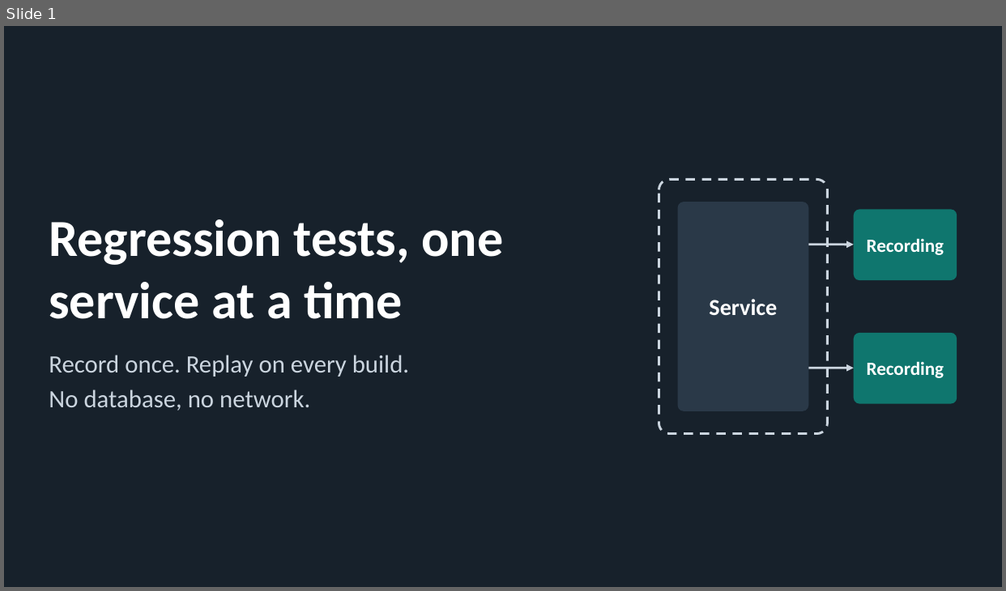
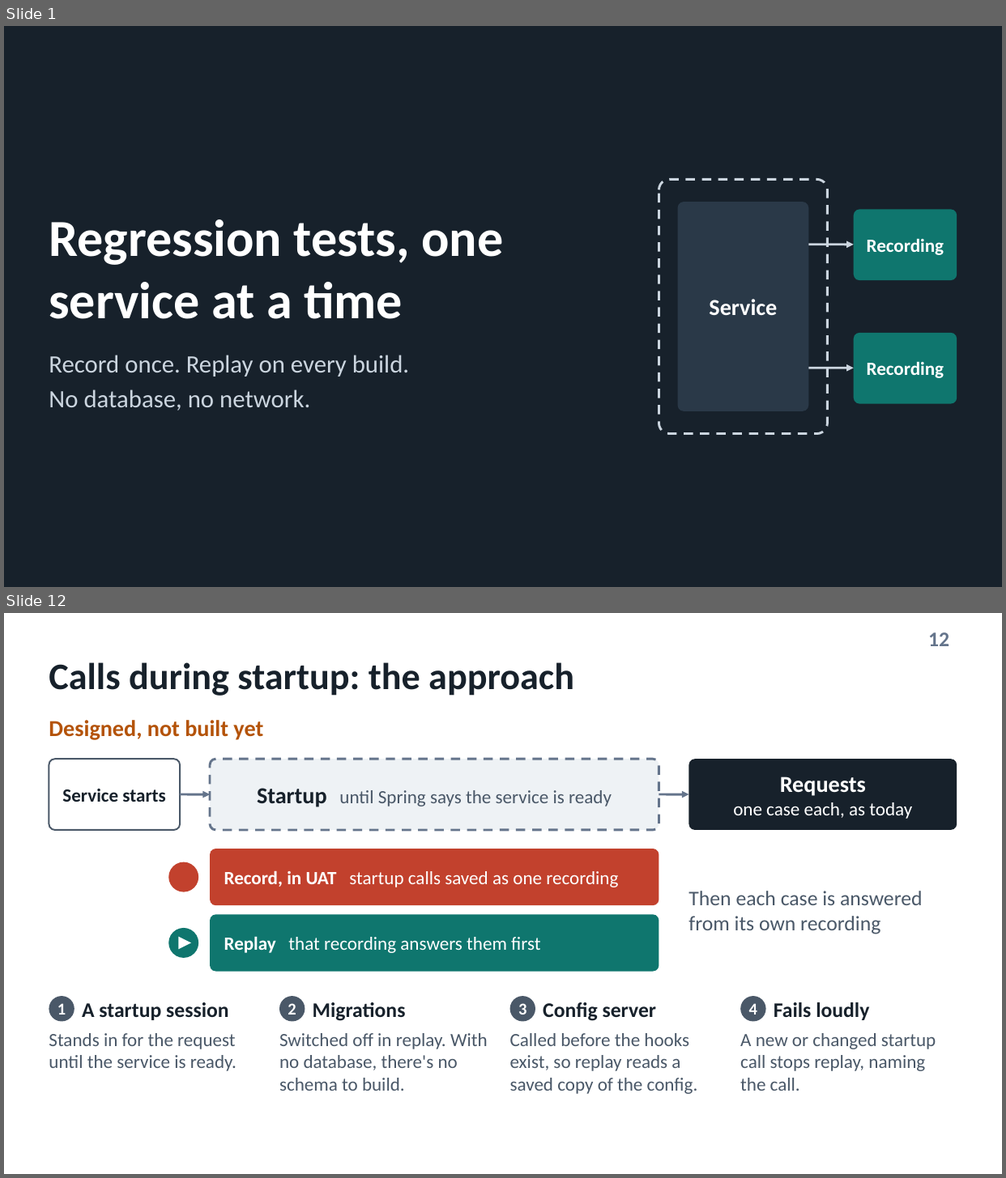
Before and after one commit to mgavr/regtests-prototype, a slide deck: docs/presentation/regtests-prototype.pptx. Shown one above the other, each under a label of ours: slide 1 before the commit, slides 1 and 12 after it; the slides between them are not shown. The pictures are 1006x591 and 1006x1178 pixels, drawn with LibreOffice and Linux fonts; fonts in the diff are those of the drawing. Boxes give left, top, right and bottom in pixels: in the first picture for what was removed or moved away, otherwise in the second. Text is boxed around its words. In the diff, an @@ line names an element or a change of style, - is before the commit and + after.

```diff
--- a/docs/presentation/regtests-prototype.pptx
+++ b/docs/presentation/regtests-prototype.pptx
@@ slide 12 added at bbox=[4, 613, 1002, 1174], background #FFFFFF @@
@@ page number added at bbox=[928, 632, 949, 646], 20 pt, text #64748B, bold @@
+12
@@ title added at bbox=[49, 662, 574, 696], 36 pt, text #17212B, bold @@
+Calls during startup: the approach
@@ text added at bbox=[49, 720, 263, 740], 22 pt, text #B45309, bold @@
+Designed, not built yet
@@ rounded rectangle added at bbox=[49, 759, 180, 830], outline #4A5868 1.5 pt, 18 pt, text #17212B, bold @@
+Service starts
@@ rounded rectangle added at bbox=[210, 759, 659, 830], fill #EEF2F5, outline #64748B 2.25 pt dashed, 18 pt, text #4A5868 @@
+Startup until Spring says the service is ready
@@ rounded rectangle added at bbox=[689, 759, 957, 830], fill #17212B, 18 pt, text #FFFFFF @@
+Requests
+one case each, as today
@@ arrow added from (180, 794) to (210, 794), #64748B 2.25 pt @@
@@ arrow added from (659, 794) to (689, 794), #64748B 2.25 pt @@
@@ rounded rectangle added at bbox=[210, 849, 659, 905], fill #C2412D, 18 pt, text #FFFFFF @@
+Record, in UAT startup calls saved as one recording
@@ ellipse added at bbox=[168, 862, 198, 892], fill #C2412D @@
@@ text added at bbox=[688, 891, 923, 935], 20 pt, text #4A5868 @@
+Then each case is answered from its own recording
@@ ellipse added at bbox=[168, 928, 198, 958], fill #0F766E @@
@@ rounded rectangle added at bbox=[210, 914, 659, 972], fill #0F766E, 18 pt, text #FFFFFF @@
+Replay that recording answers them first
@@ triangle added at bbox=[178, 937, 191, 950], fill #FFFFFF @@
@@ ellipse added at bbox=[49, 996, 74, 1022], fill #4A5868, 16 pt, text #FFFFFF, bold @@
+1
@@ ellipse added at bbox=[279, 996, 305, 1022], fill #4A5868, 16 pt, text #FFFFFF, bold @@
+2
@@ ellipse added at bbox=[510, 996, 535, 1022], fill #4A5868, 16 pt, text #FFFFFF, bold @@
+3
@@ ellipse added at bbox=[740, 996, 766, 1022], fill #4A5868, 16 pt, text #FFFFFF, bold @@
+4
@@ text added at bbox=[82, 1003, 229, 1020], 20 pt, text #17212B, bold @@
+A startup session
@@ text added at bbox=[313, 1003, 406, 1021], 20 pt, text #17212B, bold @@
+Migrations
@@ text added at bbox=[543, 1003, 657, 1021], 20 pt, text #17212B, bold @@
+Config server
@@ text added at bbox=[774, 1003, 869, 1020], 20 pt, text #17212B, bold @@
+Fails loudly
@@ text added at bbox=[49, 1033, 236, 1071], 18 pt, text #4A5868 @@
+Stands in for the request until the service is ready.
@@ text added at bbox=[279, 1033, 488, 1091], 18 pt, text #4A5868 @@
+Switched off in replay. With no database, there's no schema to build.
@@ text added at bbox=[510, 1033, 698, 1094], 18 pt, text #4A5868 @@
+Called before the hooks exist, so replay reads a saved copy of the config.
@@ text added at bbox=[740, 1033, 936, 1091], 18 pt, text #4A5868 @@
+A new or changed startup call stops replay, naming the call.
```
Also in this commit, not shown: 11 slides changed, 2 other files.
